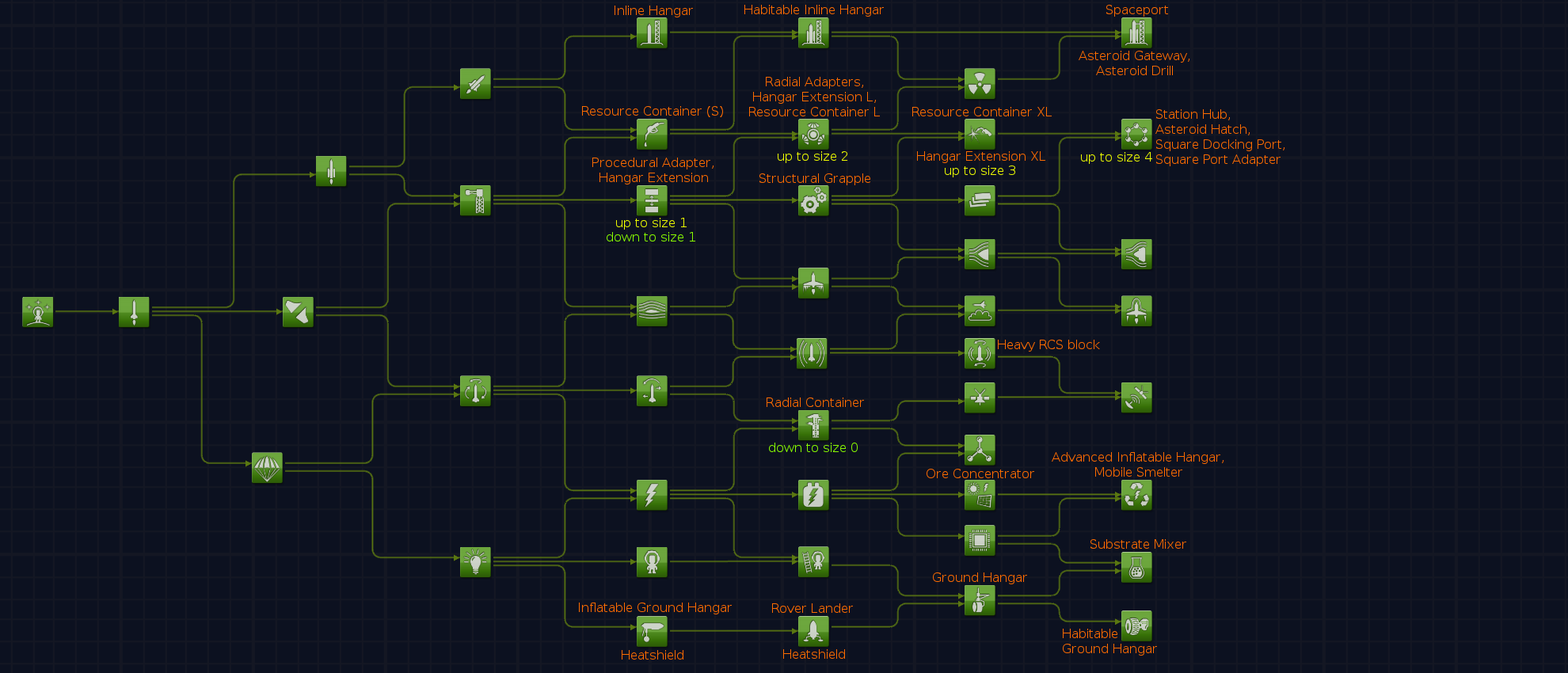
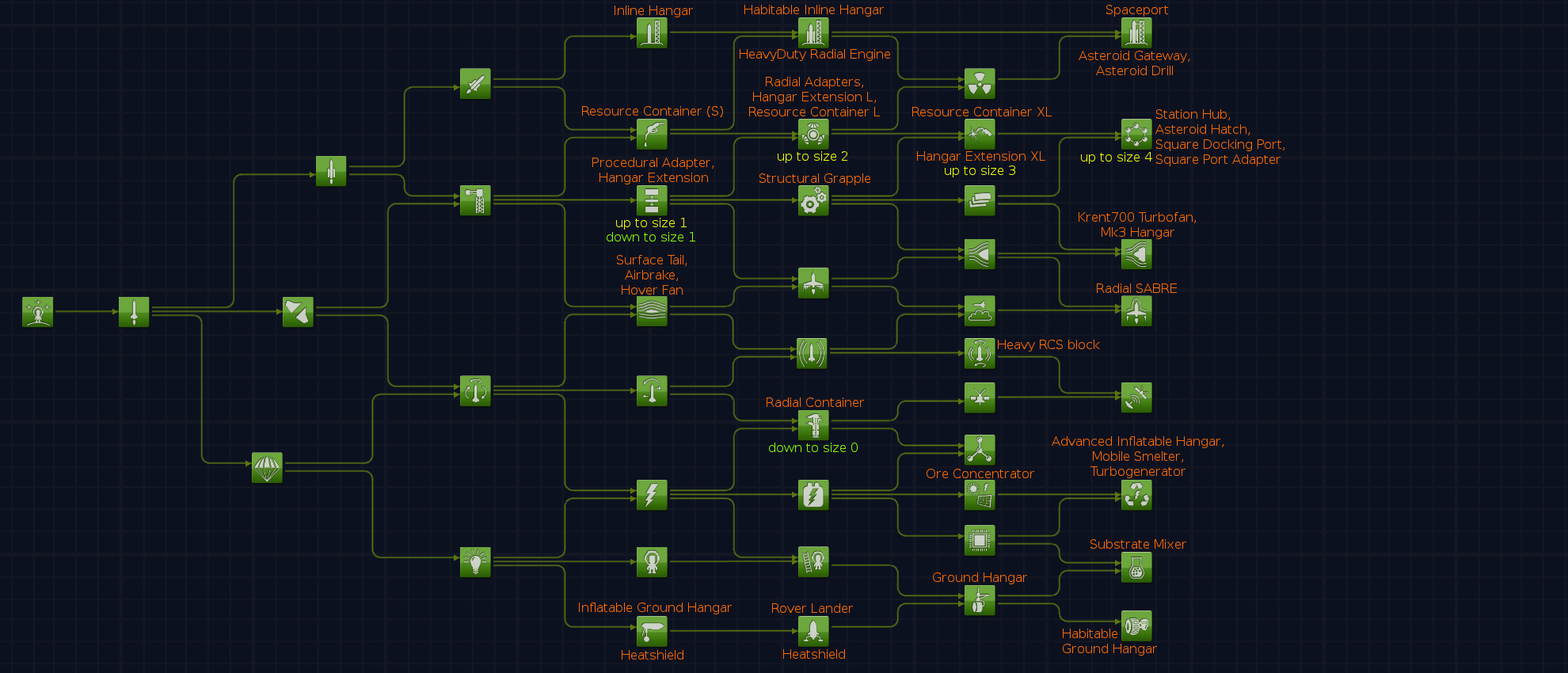
Layers edited between the first and the second w=1568, h=673 image:
added layer "HeavyDuty Radial Engine" above "Habitable Inline Hangar" over [739, 49, 891, 61]
added layer "Radial SABRE" above "Krent700 Turbofan, ..." over [1096, 283, 1177, 294]
added layer "Krent700 Turbofan, ..." above "Surface Tail, ..." over [1078, 212, 1196, 240]
added layer "Surface Tail, ..." above "Procedural Adapter, ..." over [616, 254, 687, 295]
painted on "Advanced Inflatable Hangar, ..." over [1051, 436, 1224, 479]
